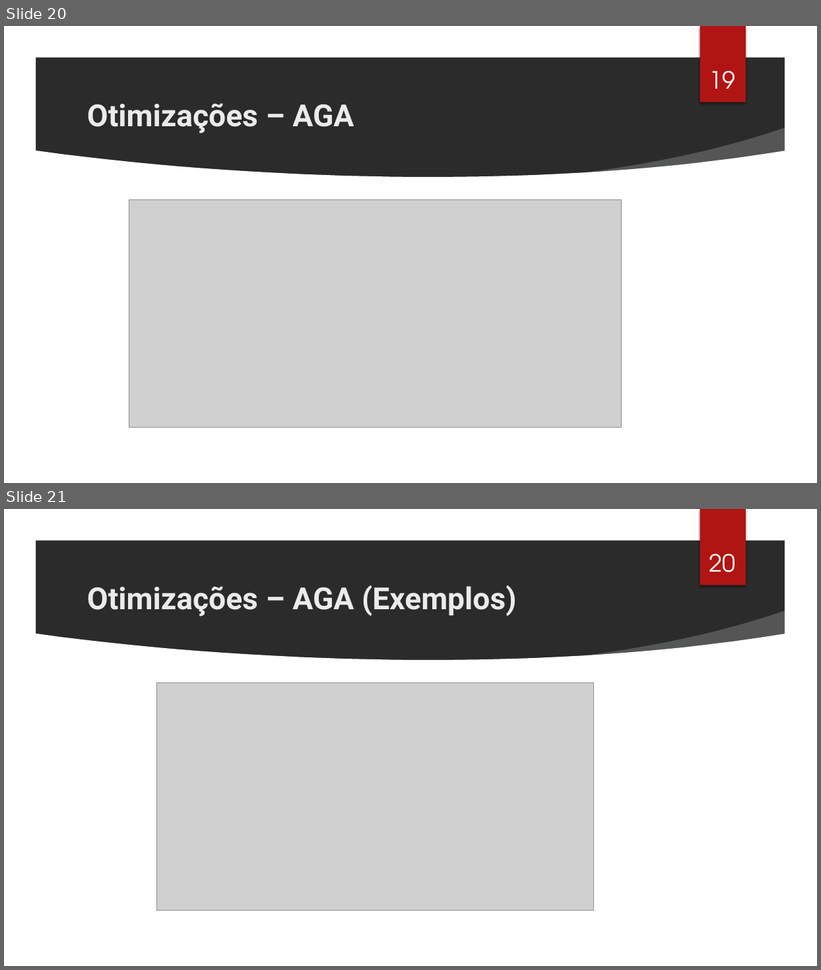
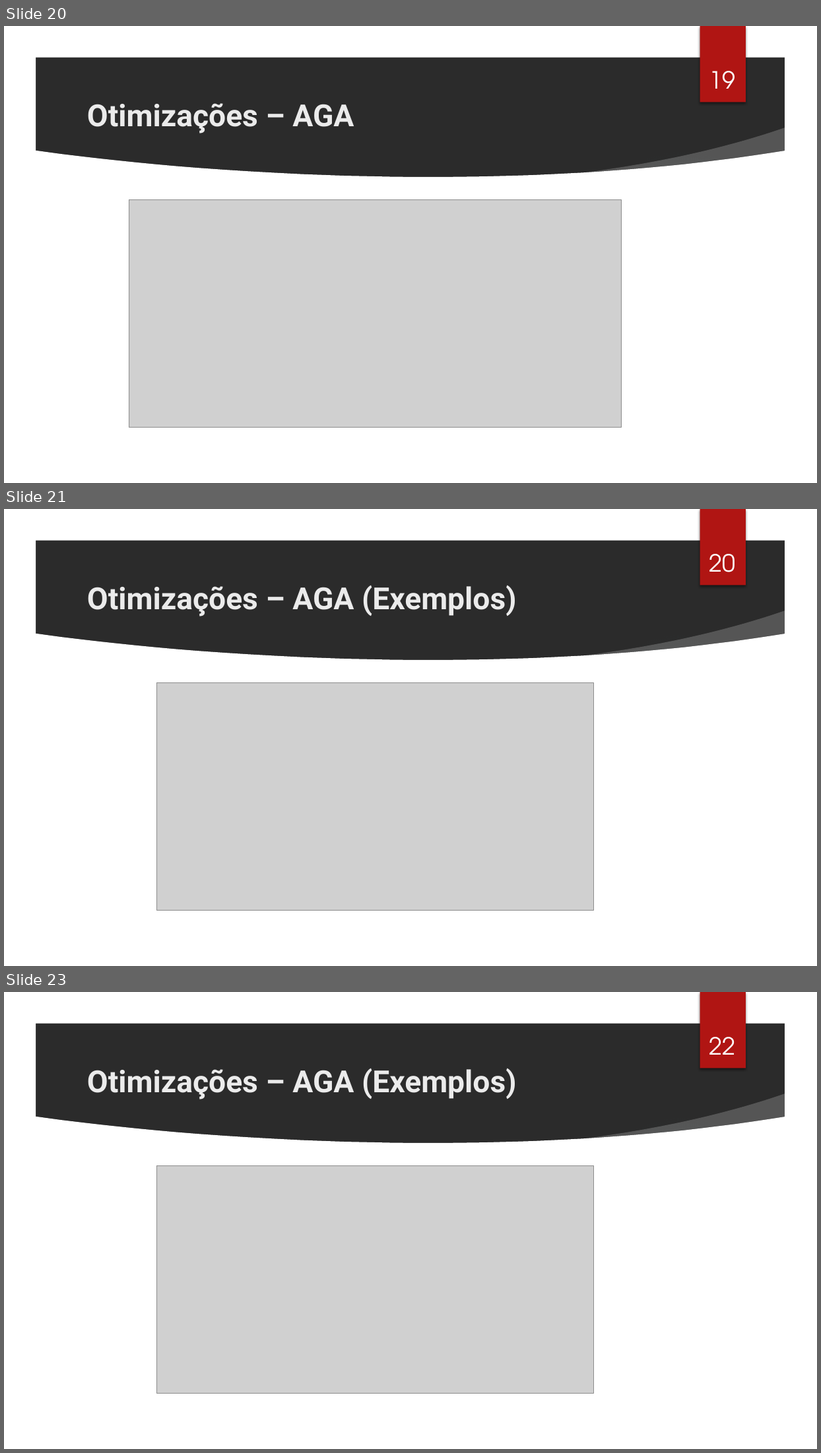
Before and after one commit to cassioss/genetics, a slide deck: presentations/TG2_Apresentacao_Cassio.pptx. Shown one above the other, each under a label of ours: slides 20 and 21 before the commit, slides 20, 21 and 23 after it; the slides between them are not shown. The pictures are 821x970 and 821x1453 pixels, drawn with LibreOffice and Linux fonts; fonts in the diff are those of the drawing; grey boxes stand for pictures; background and template pictures are left out; a plain dark background stands for a picture behind light text. Boxes give left, top, right and bottom in pixels: in the first picture for what was removed or moved away, otherwise in the second. Text is boxed around its words. In the diff, an @@ line names an element or a change of style, - is before the commit and + after.

Commit message:
Added last image for AGA presentation

```diff
--- a/presentations/TG2_Apresentacao_Cassio.pptx
+++ b/presentations/TG2_Apresentacao_Cassio.pptx
@@ slide 21 added at (4,509,817,966), background picture (left out); not listed: 7 template elements that a slide beside it also shows @@
@@ page number added at (710,554,736,572), 28 pt, text #FFFFFF @@
+20
@@ title added at (87,585,516,617), 36 pt, text #EBEBEB, bold @@
+Otimizações – AGA (Exemplos)
@@ picture added at (156,683,594,911) @@
@@ what was slide 21 is now slide 23 @@
@@ page number at (710,1037,736,1055): text changed @@
-20
+22
```
Also in this commit, not shown: 2 other slides added, 4 other files.
